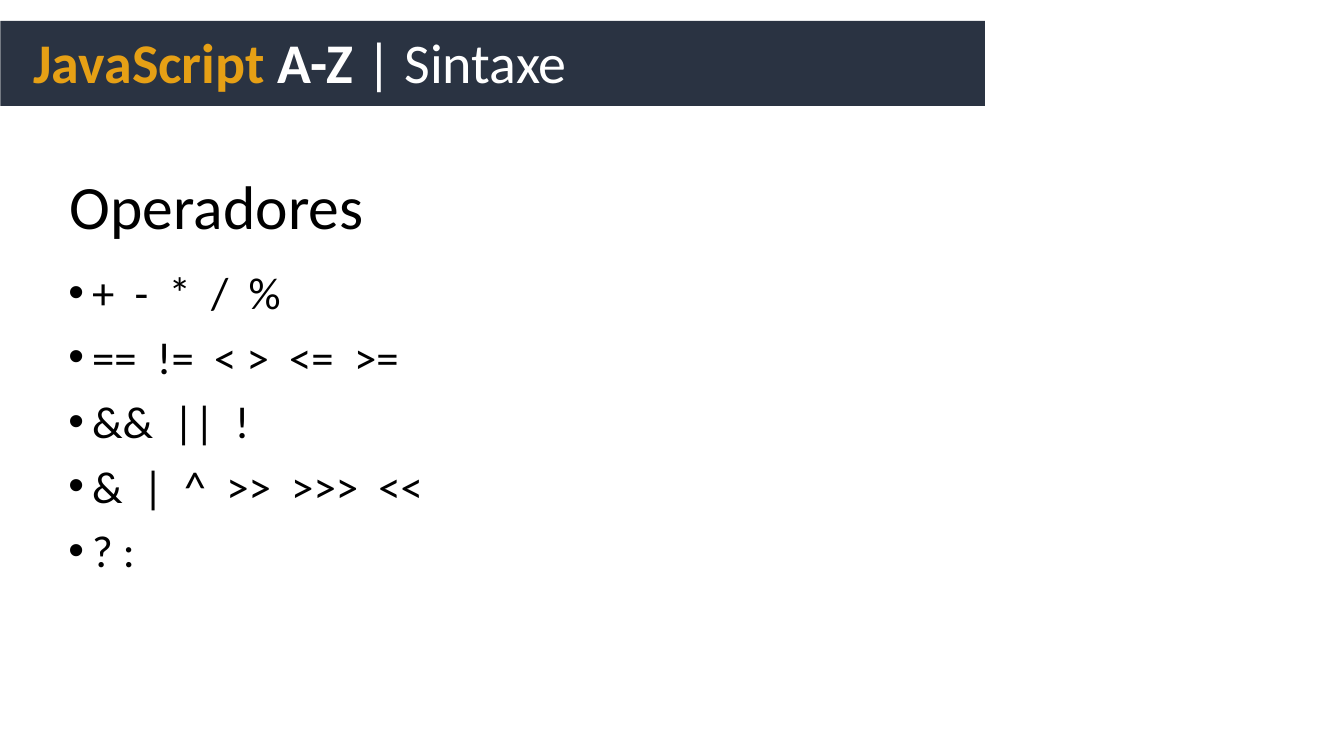
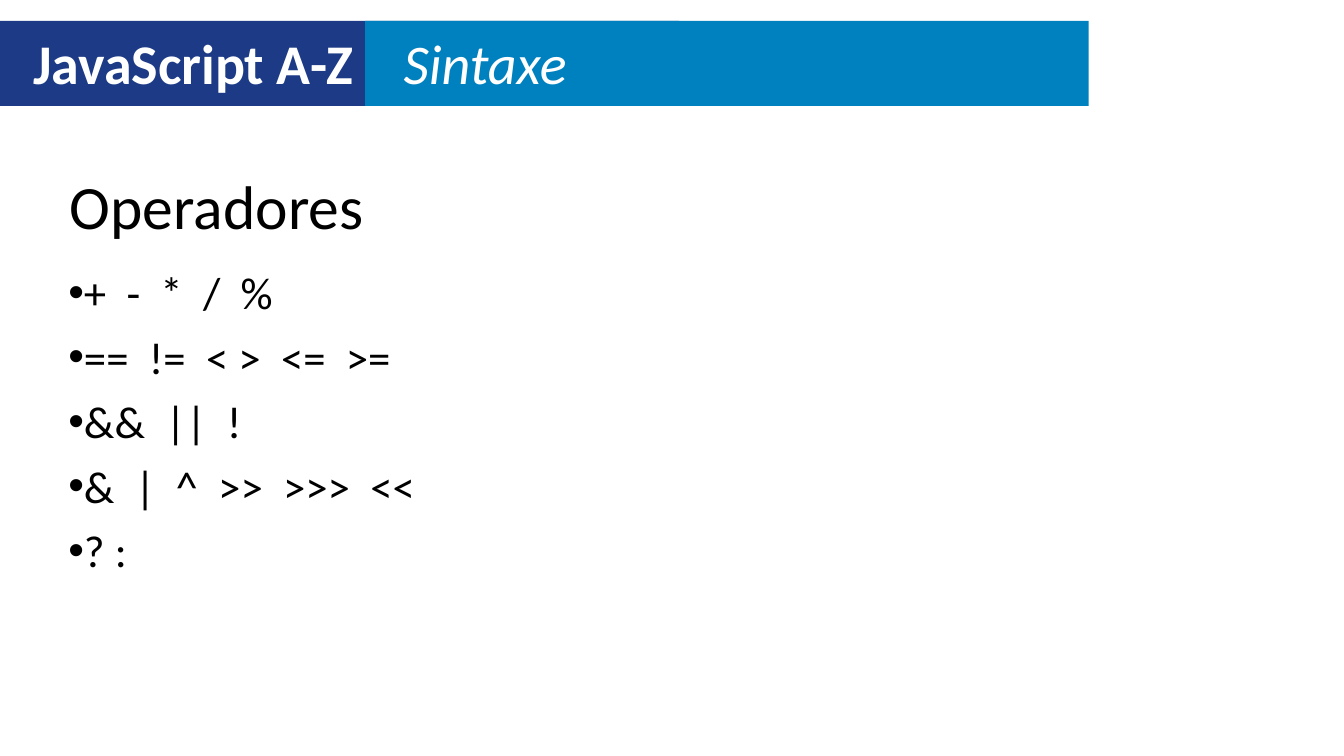
Before and after one commit to ITLab-Academy/Javascript_A_Z, a slide deck: slide 13 of Slides.pptx. Drawn at 1344x756 pixels with LibreOffice and Linux fonts; fonts in the diff are those of the drawing. Boxes give left, top, right and bottom in pixels: in the first picture for what was removed or moved away, otherwise in the second. Text is boxed around its words. In the diff, an @@ line names an element or a change of style, - is before the commit and + after.

```diff
--- a/Slides.pptx
+++ b/Slides.pptx
@@ rectangle: place and size @@
-rectangle at [0,21,985,106]
+rectangle at [0,21,680,106]
@@ rectangle at [0,21,680,106]: fill #2A3342 to #1C3A85 @@
@@ rectangle added at [365,21,1089,106], fill #0081BF @@
@@ text at [33,44,567,93]: text changed @@
-JavaScript A-Z | Sintaxe
+JavaScript A-Z Sintaxe
```
Also in this commit, not shown: 23 other slides changed, 1 slide added, 1 slide removed.
